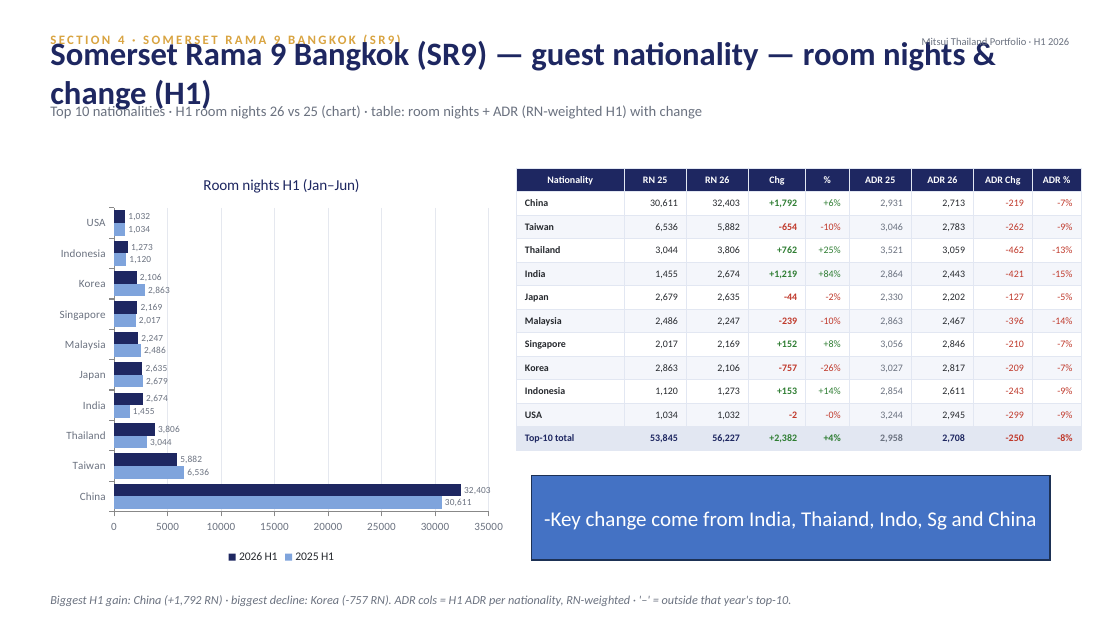
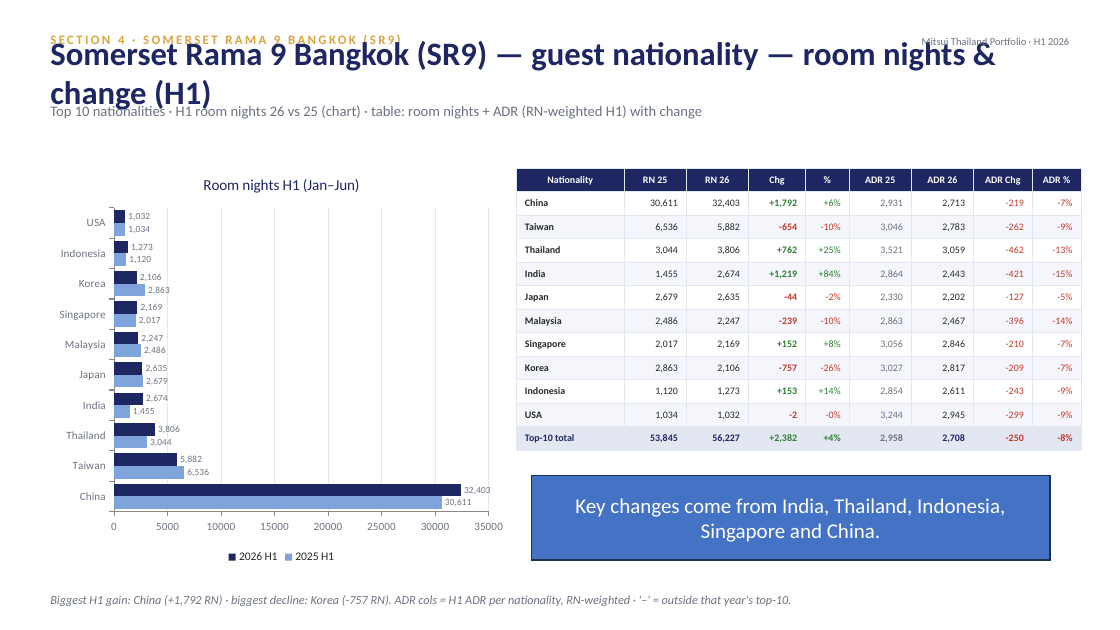
Before and after one commit to Chavin2543/mae-workspace, a slide deck: slide 22 of output/Portfolio_Performance_Report_H1-2026.pptx (slide 29 before the commit). Drawn at 1120x630 pixels with LibreOffice and Linux fonts; fonts in the diff are those of the drawing. Boxes give left, top, right and bottom in pixels: in the first picture for what was removed or moved away, otherwise in the second. Text is boxed around its words. In the diff, an @@ line names an element or a change of style, - is before the commit and + after.

```diff
--- a/output/Portfolio_Performance_Report_H1-2026.pptx
+++ b/output/Portfolio_Performance_Report_H1-2026.pptx
@@ text in rectangle at bbox=[575, 498, 1005, 542]: text changed @@
--Key change come from India, Thaiand, Indo, Sg and China
+Key changes come from India, Thailand, Indonesia, Singapore and China.
```
Also in this commit, not shown: 12 other slides changed, 7 slides removed.
